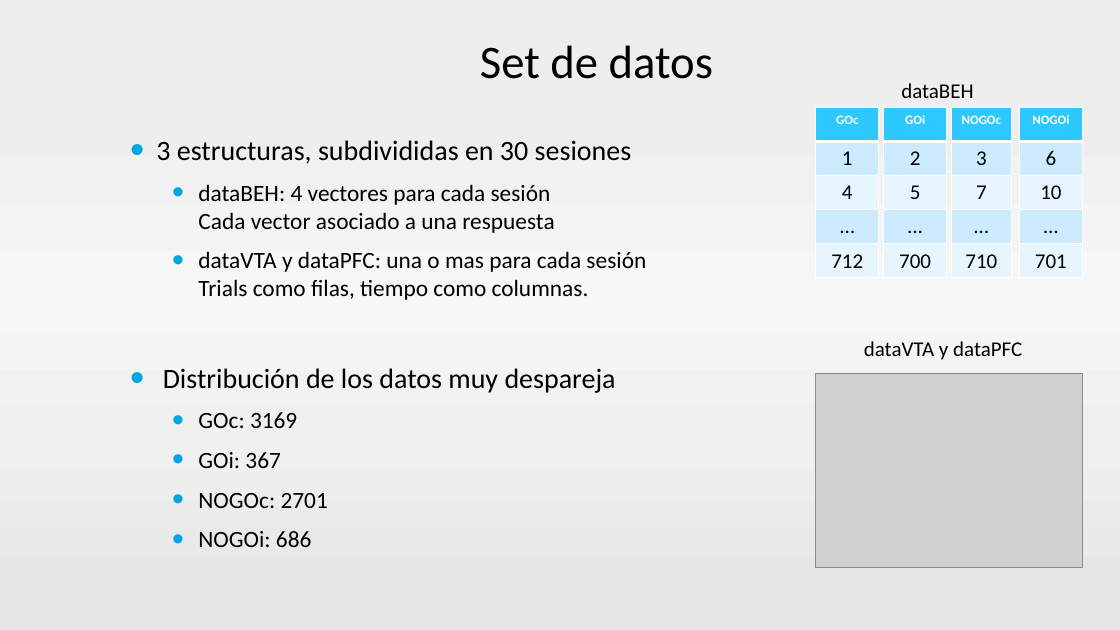
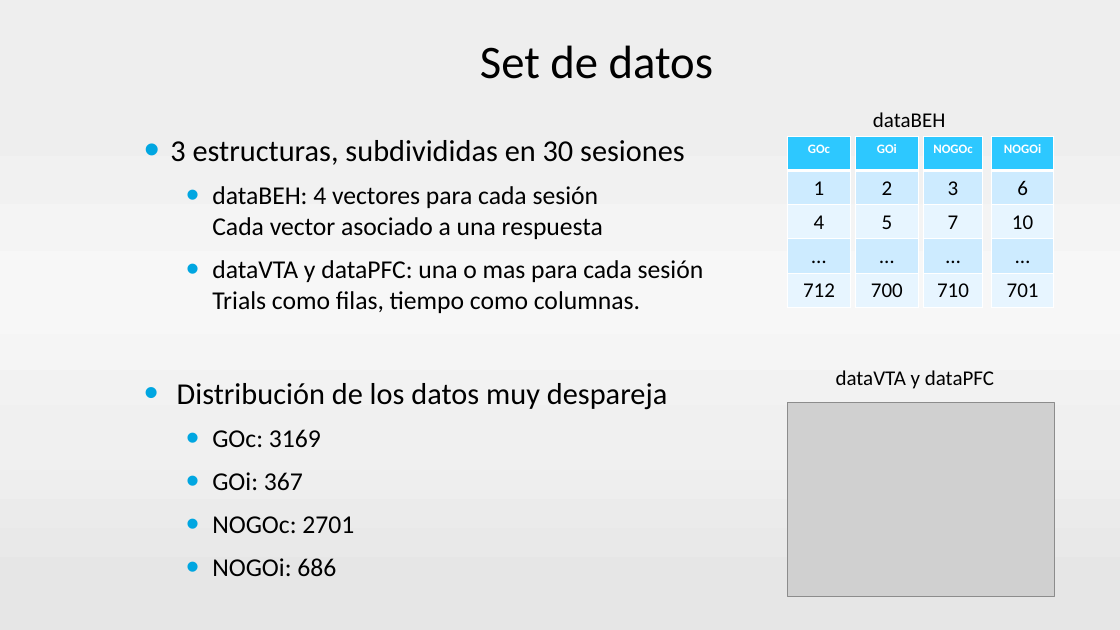
Before and after one commit to neozero86/tesis-megea, a slide deck: slide 6 of Presentacion/PresentacionTesis v2.pptx. Drawn at 1120x630 pixels with LibreOffice and Linux fonts; fonts in the diff are those of the drawing; grey boxes stand for pictures; background and template pictures are left out. Boxes give left, top, right and bottom in pixels: in the first picture for what was removed or moved away, otherwise in the second. Text is boxed around its words. In the diff, an @@ line names an element or a change of style, - is before the commit and + after.

```diff
--- a/Presentacion/PresentacionTesis v2.pptx
+++ b/Presentacion/PresentacionTesis v2.pptx
@@ text "3 estructuras, subdivididas en 30 ...": place and size @@
-text "3 estructuras, subdivididas en 30 ..." at (156, 140, 646, 547)
+text "3 estructuras, subdivididas en 30 ..." at (170, 140, 704, 576)
@@ text "3 estructuras, subdivididas en 30 ..." at (170, 140, 704, 576): size 24 to 26 pt in "3 estructuras, subdivididas en 30 sesiones", "Distribución de los datos muy despareja"; size 20 to 22 pt in "dataBEH: 4 vectores para cada sesión Cada ...", "dataVTA y dataPFC: una o mas para ...", "GOc: 3169", "GOi: 367" and 2 more places @@
@@ 4 tables, 2 texts, 1 picture: place and size @@
-4 tables, 2 texts, 1 picture at (816, 83, 1083, 568)
+4 tables, 2 texts, 1 picture at (788, 112, 1054, 597)
```
Also in this commit, not shown: 20 other slides changed.
